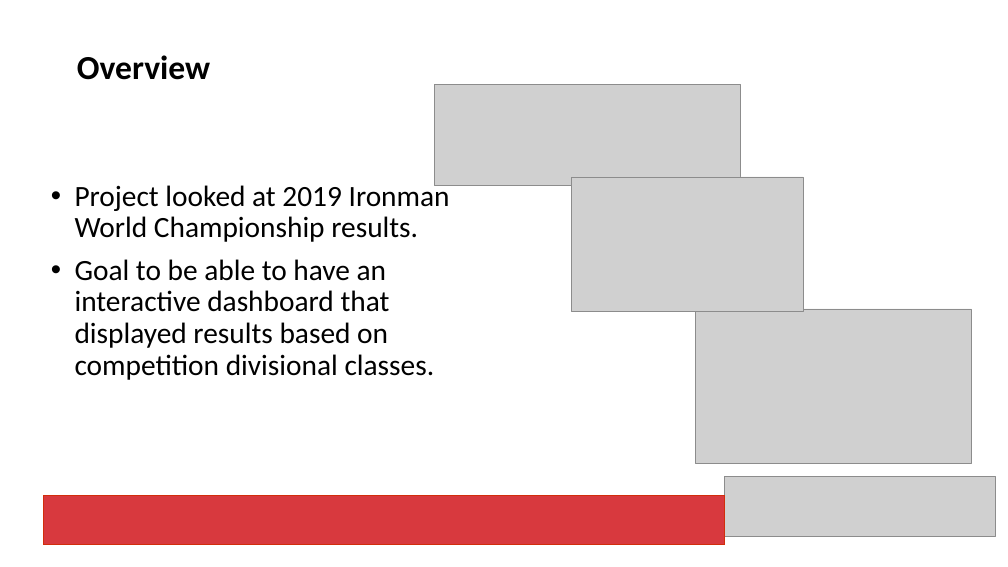
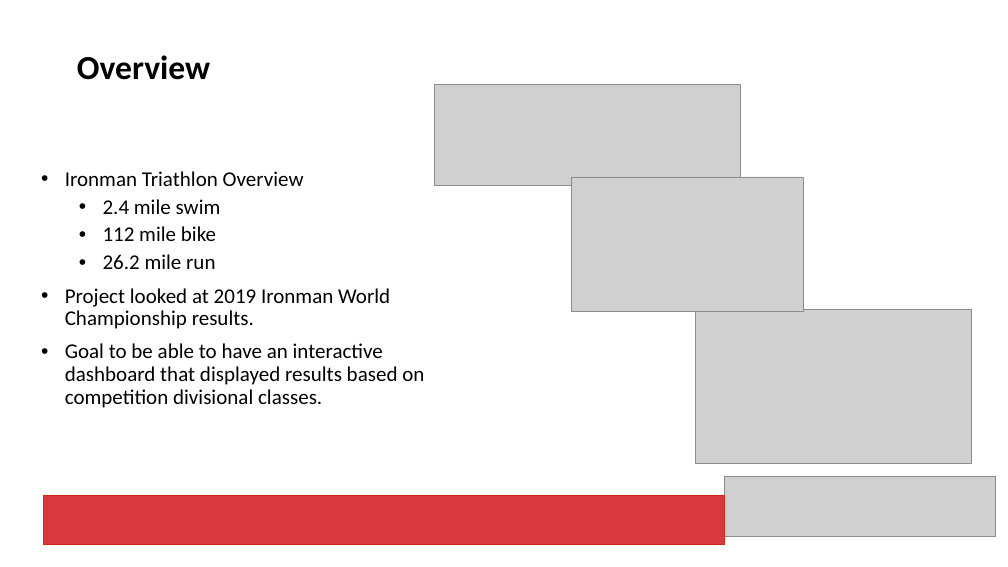
Before and after one commit to rmaher314/Project2, a slide deck: slide 3 of PowerPoint_Presentation.pptx. Drawn at 1008x567 pixels with LibreOffice and Linux fonts; fonts in the diff are those of the drawing; grey boxes stand for pictures. Boxes give left, top, right and bottom in pixels: in the first picture for what was removed or moved away, otherwise in the second. Text is boxed around its words. In the diff, an @@ line names an element or a change of style, - is before the commit and + after.

```diff
--- a/PowerPoint_Presentation.pptx
+++ b/PowerPoint_Presentation.pptx
@@ text "Ironman Triathlon Overview": place and size @@
-text "Ironman Triathlon Overview" at [75,181,450,380]
+text "Ironman Triathlon Overview" at [65,171,424,408]
@@ text at [65,171,304,269]: paragraphs added @@
+• Ironman Triathlon Overview
+  • 2.4 mile swim
+  • 112 mile bike
+  • 26.2 mile run
@@ text at [65,288,424,408]: size 28 to 20 pt in "Project looked at 2019 Ironman World Championship ...", "Goal to be able to have an ..." @@
```
Also in this commit, not shown: 2 other slides changed.
